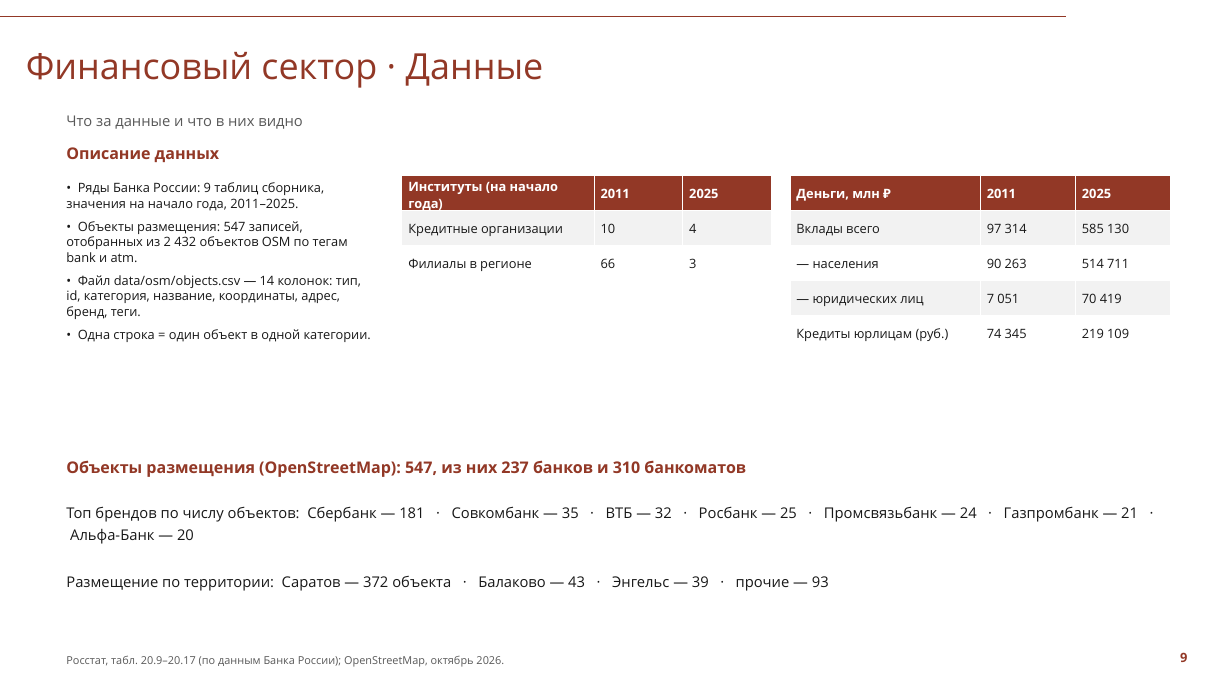
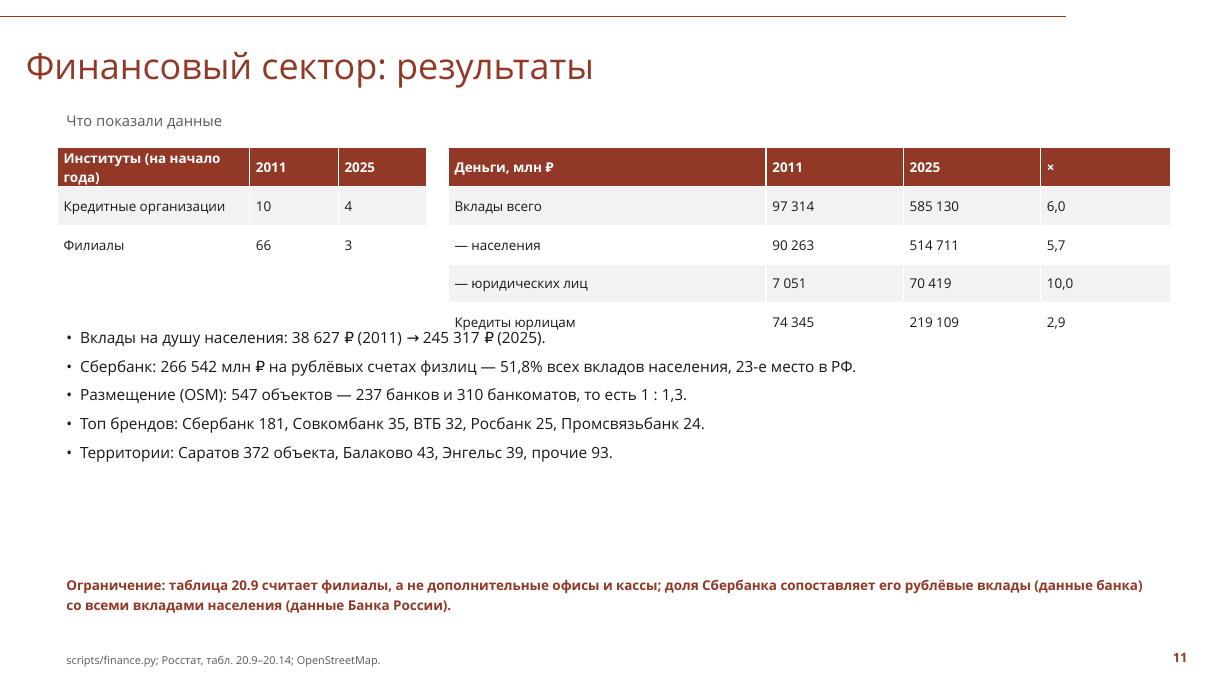
Before and after one commit to Seabas1/Analysis-of-regions, a slide deck: slide 11 of Саратовская_область_презентация_СПбГУ.pptx (slide 9 before the commit). Drawn at 1232x693 pixels with LibreOffice and Linux fonts; fonts in the diff are those of the drawing; background and template pictures are left out. Boxes give left, top, right and bottom in pixels: in the first picture for what was removed or moved away, otherwise in the second. Text is boxed around its words. In the diff, an @@ line names an element or a change of style, - is before the commit and + after.

Commit message:
Презентация перестроена: сбор данных -> общий анализ -> сферы
- 6 слайдов про сбор: карта источников, Росстат, вакансии, OSM, геометрия, итог сбора
- 2 слайда общего анализа области (скрипт + цифры, секторы как агрегация)
- по каждому сектору два слайда: как считает скрипт (таблица соответствия
  и фрагмент кода) и результаты
- 16 слайдов вместо 19, числа приведены к данным из скриптов

```diff
--- a/Саратовская_область_презентация_СПбГУ.pptx
+++ b/Саратовская_область_презентация_СПбГУ.pptx
@@ title at bbox=[26, 52, 594, 88]: text changed @@
-Финансовый сектор · Данные
+Финансовый сектор: результаты
@@ text at bbox=[66, 115, 222, 129]: text changed @@
-Что за данные и что в них видно
+Что показали данные
@@ table at bbox=[57, 148, 427, 264] @@
-row 3, column 1: Филиалы в регионе
+row 3, column 1: Филиалы
@@ size 10 to 10.5 pt in "Институты (на начало года)", "2011", "2025", "Кредитные организации" and 4 more places @@
@@ table: place and size @@
-table at bbox=[402, 176, 772, 281]
+table at bbox=[57, 148, 427, 264]
@@ text removed at bbox=[66, 147, 219, 162] @@
-Описание данных
@@ table at bbox=[448, 148, 1172, 342] @@
-column 1, row 5: Кредиты юрлицам (руб.)
+column 1, row 5: Кредиты юрлицам
+column 4: × | 6,0 | 5,7 | 10,0 | 2,9
@@ table: place and size @@
-table at bbox=[790, 176, 1171, 351]
+table at bbox=[448, 148, 1172, 342]
@@ text removed at bbox=[66, 182, 371, 342] @@
-• Ряды Банка России: 9 таблиц сборника, значения на начало года, 2011–2025.
-• Объекты размещения: 547 записей, отобранных из 2 432 объектов OSM по тегам bank и atm.
-• Файл data/osm/objects.csv — 14 колонок: тип, id, категория, название, координаты, адрес, бренд, теги.
-• Одна строка = один объект в одной категории.
@@ text added at bbox=[80, 329, 856, 462], 12 pt, text #181818 @@
+• Вклады на душу населения: 38 627 ₽ (2011) → 245 317 ₽ (2025).
+• Сбербанк: 266 542 млн ₽ на рублёвых счетах физлиц — 51,8% всех вкладов населения, 23-е место в РФ.
+• Размещение (OSM): 547 объектов — 237 банков и 310 банкоматов, то есть 1 : 1,3.
+• Топ брендов: Сбербанк 181, Совкомбанк 35, ВТБ 32, Росбанк 25, Промсвязьбанк 24.
+• Территории: Саратов 372 объекта, Балаково 43, Энгельс 39, прочие 93.
@@ text removed at bbox=[66, 460, 746, 477] @@
-Объекты размещения (OpenStreetMap): 547, из них 237 банков и 310 банкоматов
@@ text removed at bbox=[66, 506, 1138, 544] @@
-Топ брендов по числу объектов: Сбербанк — 181 · Совкомбанк — 35 · ВТБ — 32 · Росбанк — 25 · Промсвязьбанк — 24 · Газпромбанк — 21 · Альфа-Банк — 20
@@ text removed at bbox=[66, 575, 829, 591] @@
-Размещение по территории: Саратов — 372 объекта · Балаково — 43 · Энгельс — 39 · прочие — 93
@@ text added at bbox=[66, 579, 1142, 613], 10.5 pt, text #923826, bold @@
+Ограничение: таблица 20.9 считает филиалы, а не дополнительные офисы и кассы; доля Сбербанка сопоставляет его рублёвые вклады (данные банка) со всеми вкладами населения (данные Банка России).
@@ text at bbox=[66, 655, 381, 667]: text changed @@
-Росстат, табл. 20.9–20.17 (по данным Банка России); OpenStreetMap, октябрь 2026.
+scripts/finance.py; Росстат, табл. 20.9–20.14; OpenStreetMap.
@@ text at bbox=[1173, 653, 1188, 662]: text changed @@
-9
+11
```
Also in this commit, not shown: 3 other slides changed, 12 slides added, 15 slides removed, 2 other files.
